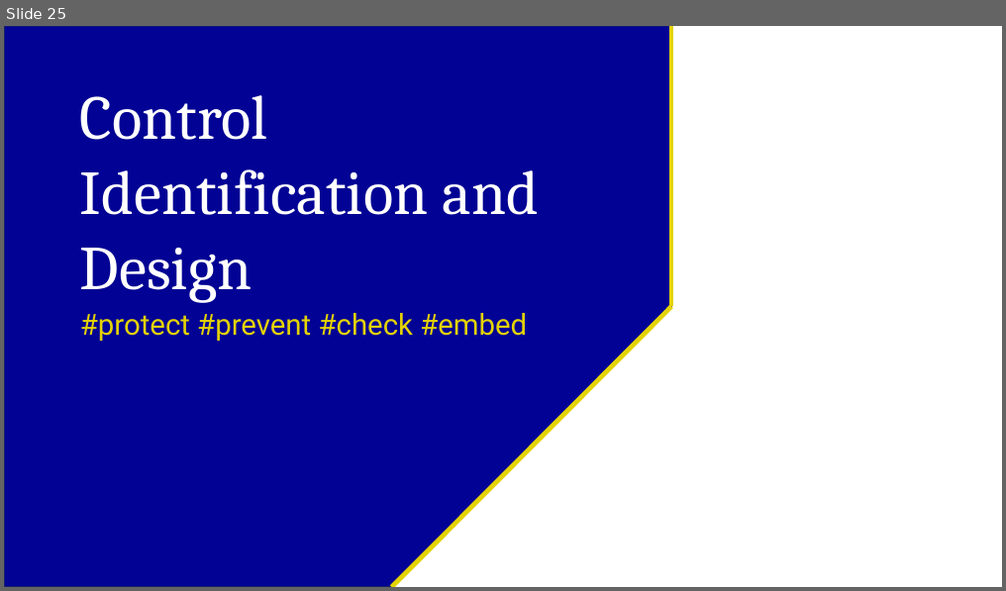
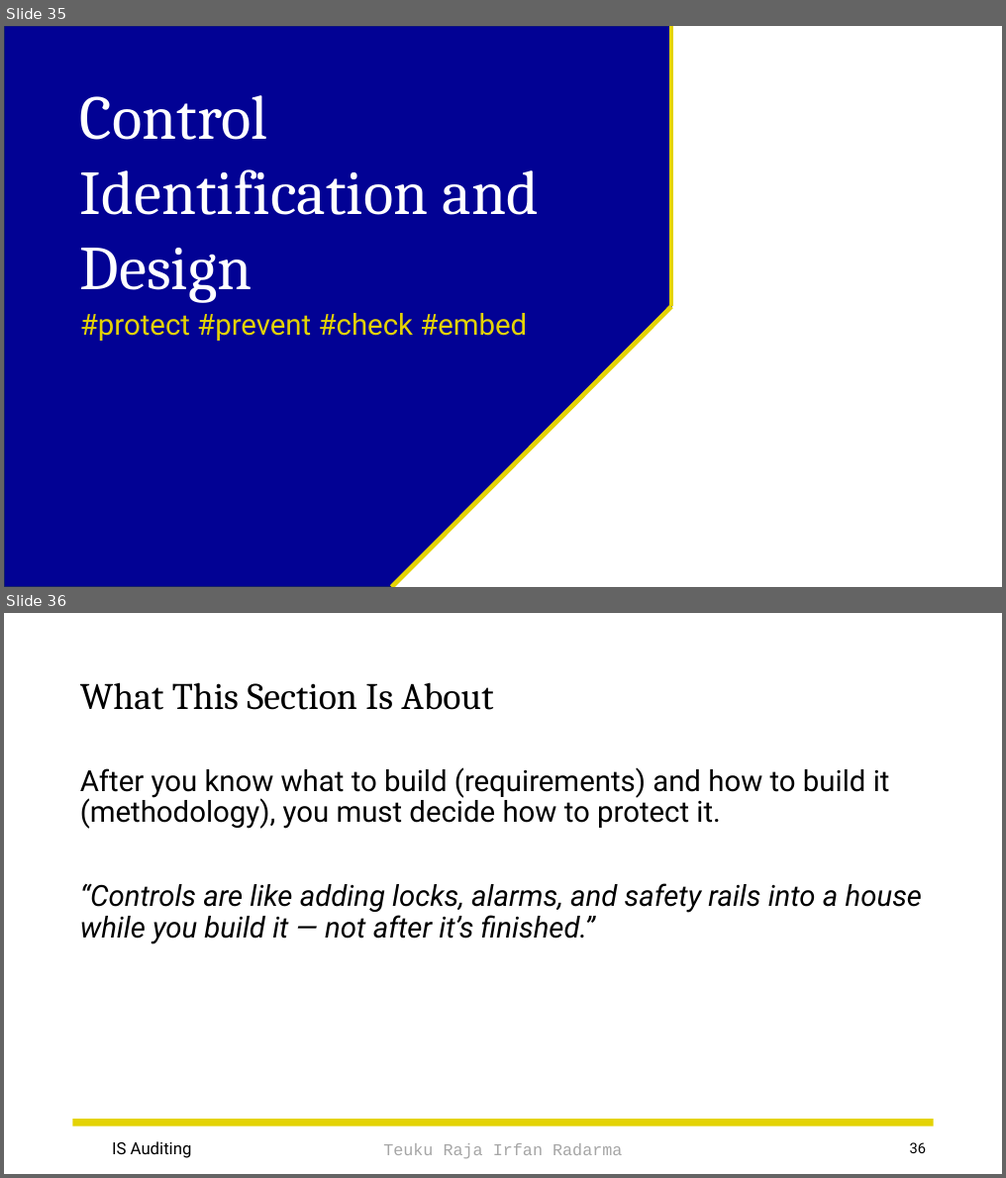
Before and after one commit to irfanradarma/Audit-SI, a slide deck: Slides/03 - IS Acquisition & Development.pptx. Shown one above the other, each under a label of ours: slide 25 before the commit, slides 35 and 36 after it. The pictures are 1006x591 and 1006x1178 pixels, drawn with LibreOffice and Linux fonts; fonts in the diff are those of the drawing; background and template pictures are left out. Boxes give left, top, right and bottom in pixels: in the first picture for what was removed or moved away, otherwise in the second. Text is boxed around its words. In the diff, an @@ line names an element or a change of style, - is before the commit and + after.

```diff
--- a/Slides/03 - IS Acquisition & Development.pptx
+++ b/Slides/03 - IS Acquisition & Development.pptx
@@ slide 36 added at [4, 613, 1002, 1174], background picture (left out) @@
@@ title added at [80, 682, 493, 710], 36 pt, text #000000 @@
+What This Section Is About
@@ text added at [80, 767, 922, 945], 28 pt, text #000000, italic @@
+After you know what to build (requirements) and how to build it (methodology), you must decide how to protect it.
+“Controls are like adding locks, alarms, and safety rails into a house while you build it — not after it’s finished.”
@@ rectangle added at [73, 1119, 934, 1127], fill #E4D304 @@
@@ text added at [112, 1142, 192, 1158], 16 pt, text #000000 @@
+IS Auditing
@@ text added at [383, 1144, 622, 1159], 16 pt, text #A6A6A6 @@
+Teuku Raja Irfan Radarma
@@ page number added at [910, 1143, 927, 1154], 14 pt, text #000000 @@
+36
@@ what was slide 25 is now slide 35 @@
```
Also in this commit, not shown: 4 slides changed, 17 other slides added, 2 other files.
